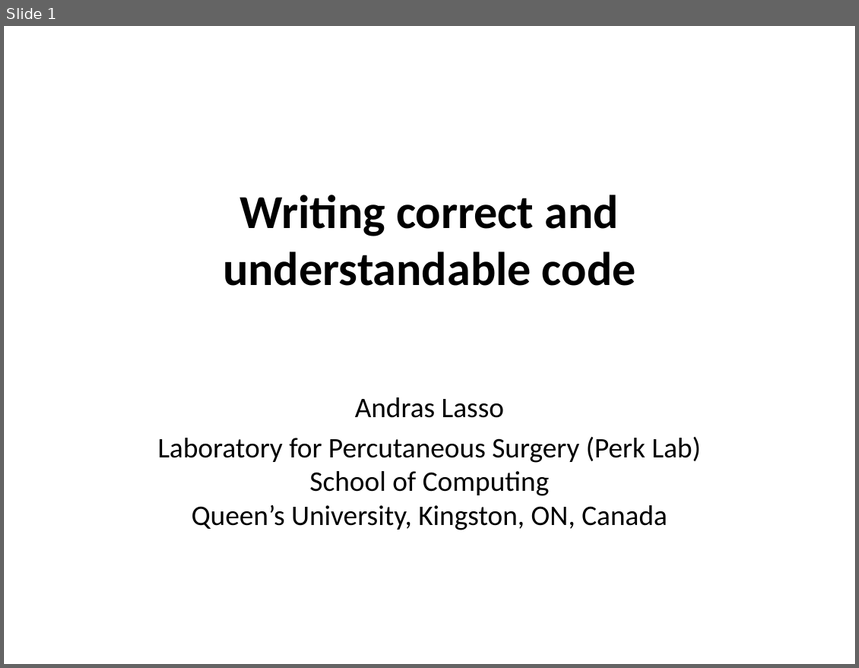
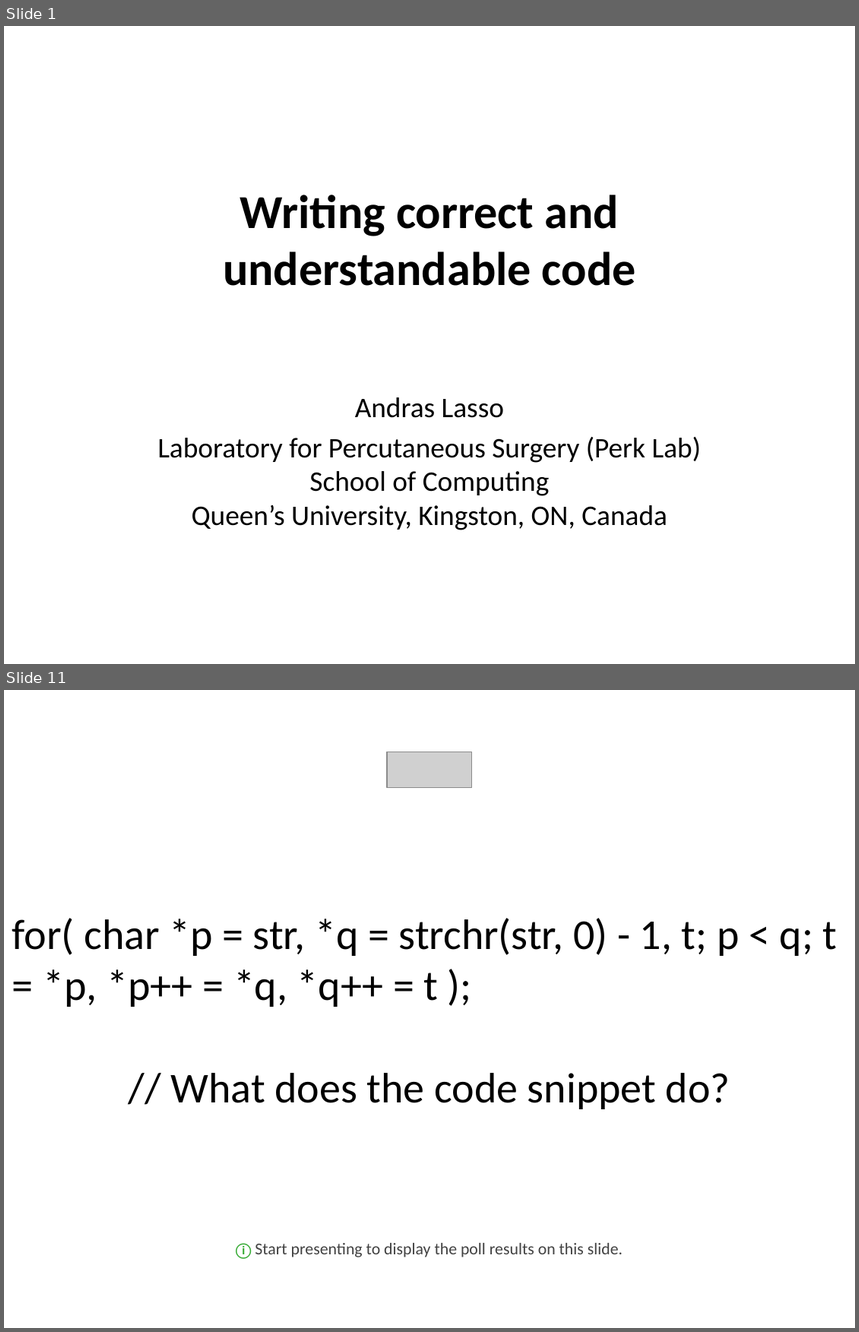
Before and after one commit to PerkLab/PerkLabBootcamp, a slide deck: Doc/day3_1_WritingCorrectAndUnderstandableCode.pptx. Shown one above the other, each under a label of ours: slide 1 before the commit, slides 1 and 11 after it; the slides between them are not shown. The pictures are 859x668 and 859x1332 pixels, drawn with LibreOffice and Linux fonts; fonts in the diff are those of the drawing; grey boxes stand for pictures; background and template pictures are left out. Boxes give left, top, right and bottom in pixels: in the first picture for what was removed or moved away, otherwise in the second. Text is boxed around its words. In the diff, an @@ line names an element or a change of style, - is before the commit and + after.

```diff
--- a/Doc/day3_1_WritingCorrectAndUnderstandableCode.pptx
+++ b/Doc/day3_1_WritingCorrectAndUnderstandableCode.pptx
@@ slide 11 added at (x1=4, y1=690, x2=855, y2=1328), background #FFFFFF @@
@@ picture added at (x1=387, y1=752, x2=472, y2=788) @@
@@ rectangle added at (x1=4, y1=850, x2=855, y2=1170), fill #FFFFFF, outline #FFFFFF 2 pt, 36 pt, text #000000 @@
+for( char *p = str, *q = strchr(str, 0) - 1, t; p < q; t = *p, *p++ = *q, *q++ = t );
+// What does the code snippet do?
@@ text added at (x1=236, y1=1243, x2=623, y2=1259), 14 pt, text #424242 @@
+ⓘ Start presenting to display the poll results on this slide.
```
Also in this commit, not shown: 21 slides changed, 5 other slides added, 2 other files.
